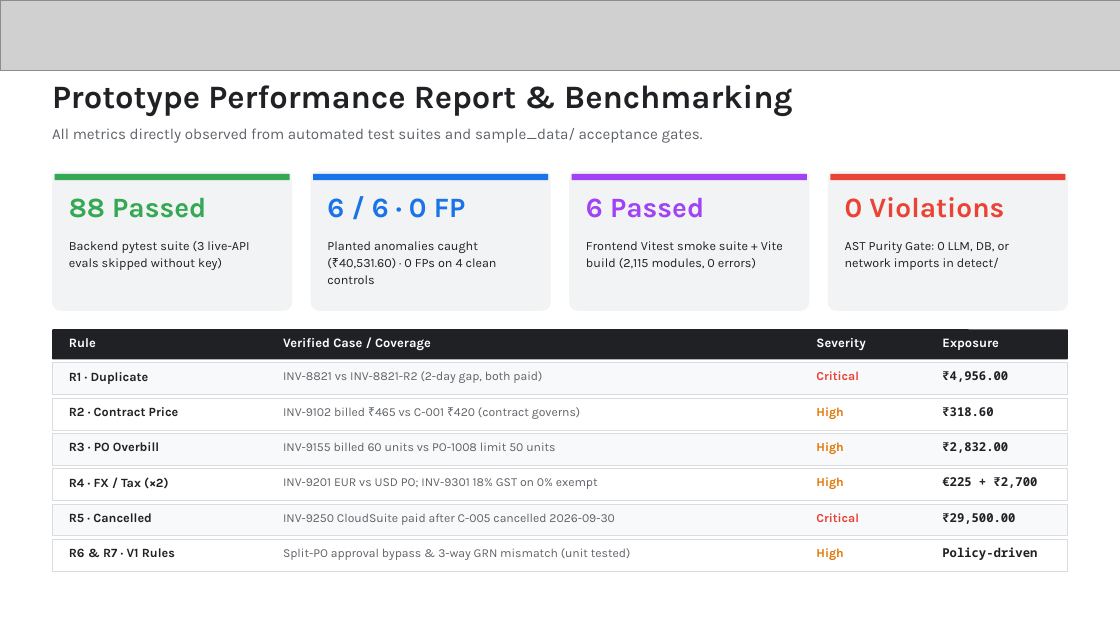
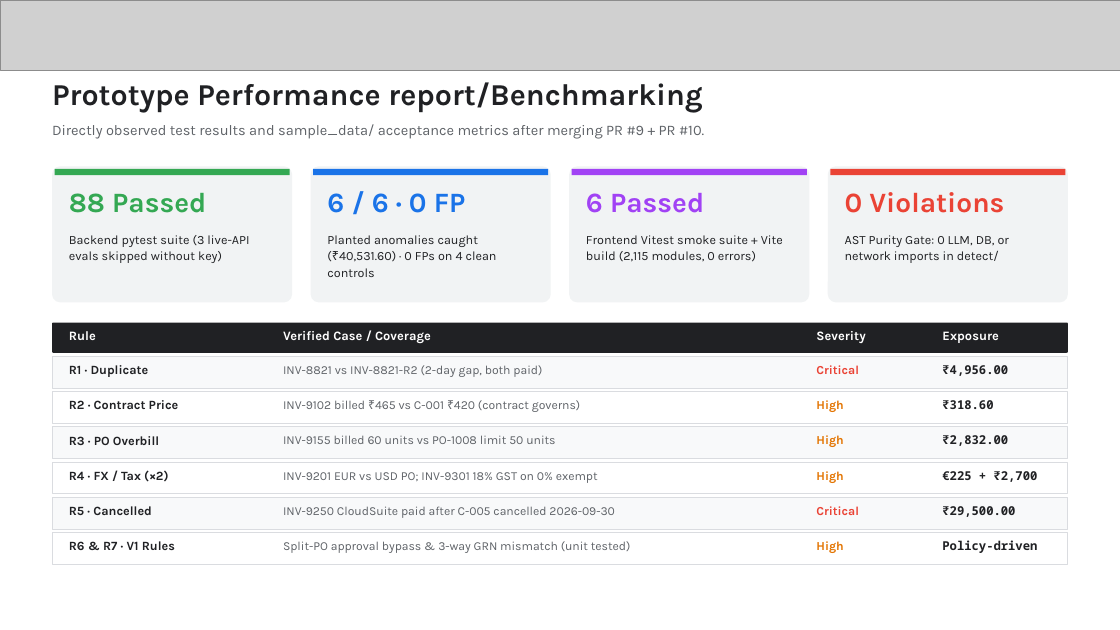
Before and after one commit to naughtynova69/LedgerLens-project, a slide deck: slide 10 of docs/presentation/LedgerLens_Startup_Buildathon_Submission.pptx (slide 7 before the commit). Drawn at 1120x630 pixels with LibreOffice and Linux fonts; fonts in the diff are those of the drawing; grey boxes stand for pictures. Boxes give left, top, right and bottom in pixels: in the first picture for what was removed or moved away, otherwise in the second. Text is boxed around its words. In the diff, an @@ line names an element or a change of style, - is before the commit and + after.

Commit message:
docs(presentation): align PPTX strictly to 12-slide Buildathon Prototype Submission template

```diff
--- a/docs/presentation/LedgerLens_Startup_Buildathon_Submission.pptx
+++ b/docs/presentation/LedgerLens_Startup_Buildathon_Submission.pptx
@@ text at (52, 82, 702, 113): text changed; size 28 to 26 pt @@
-Prototype Performance Report & Benchmarking
+Prototype Performance report/Benchmarking
@@ text at (52, 124, 704, 139): text changed; size 13 to 12.5 pt @@
-All metrics directly observed from automated test suites and sample_data/ acceptance gates.
+Directly observed test results and sample_data/ acceptance metrics after merging PR #9 + PR #10.
@@ rounded rectangle: place and size @@
-rounded rectangle at (52, 171, 292, 311)
+rounded rectangle at (52, 166, 292, 302)
@@ rounded rectangle: place and size @@
-rounded rectangle at (311, 171, 551, 311)
+rounded rectangle at (311, 166, 551, 302)
@@ rounded rectangle: place and size @@
-rounded rectangle at (570, 171, 810, 311)
+rounded rectangle at (570, 166, 810, 302)
@@ rounded rectangle: place and size @@
-rounded rectangle at (828, 171, 1068, 311)
+rounded rectangle at (828, 166, 1068, 302)
@@ 36 texts, 10 rectangles, 1 rounded rectangle: place and size @@
-36 texts, 10 rectangles, 1 rounded rectangle at (52, 174, 1068, 571)
+36 texts, 10 rectangles, 1 rounded rectangle at (52, 169, 1068, 565)
```
Also in this commit, not shown: 5 other slides changed, 5 slides added, 3 slides removed, 1 other file.
